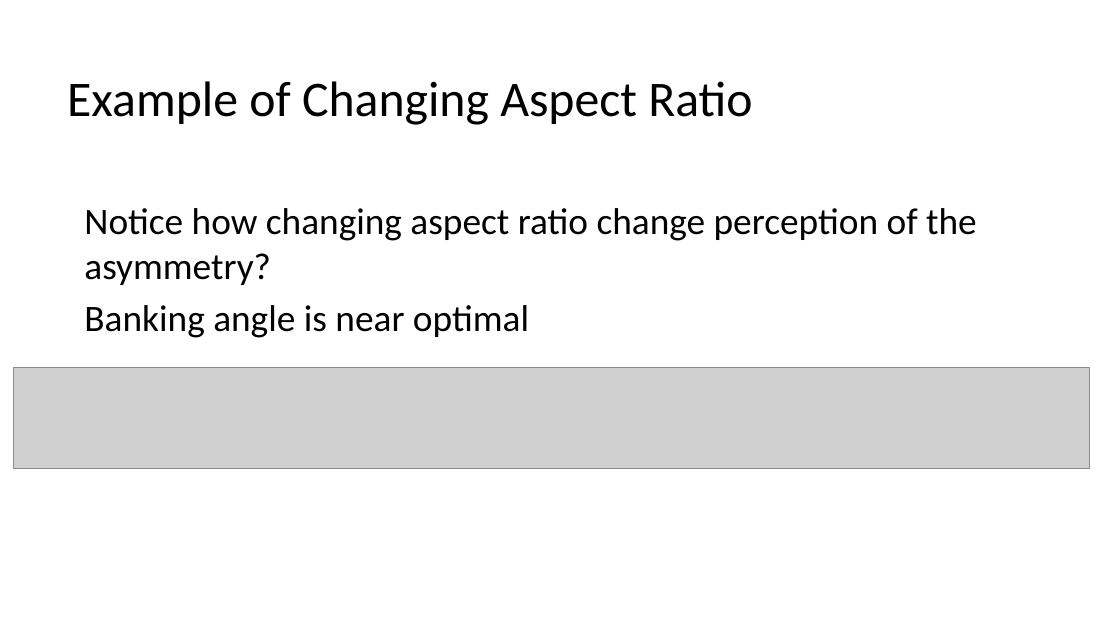
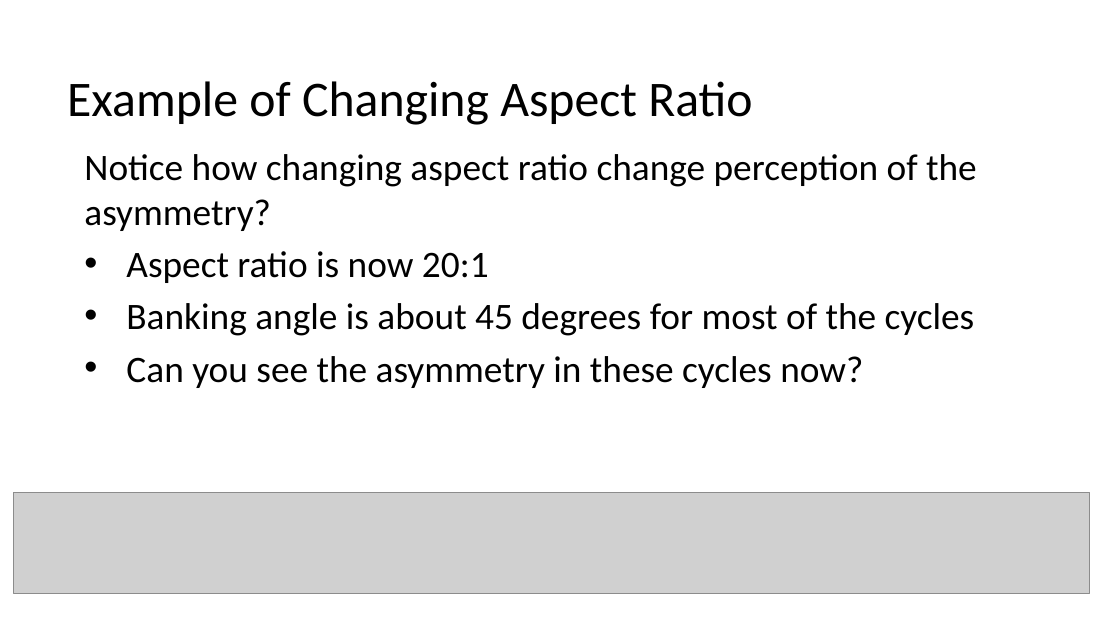
Before and after one commit to StephenElston/CSCI-E-83, a slide deck: slide 28 of LectureSlides/01_PreceptionForScientificVisualization.pptx (slide 27 before the commit). Drawn at 1120x630 pixels with LibreOffice and Linux fonts; fonts in the diff are those of the drawing; grey boxes stand for pictures. Boxes give left, top, right and bottom in pixels: in the first picture for what was removed or moved away, otherwise in the second. Text is boxed around its words. In the diff, an @@ line names an element or a change of style, - is before the commit and + after.

```diff
--- a/LectureSlides/01_PreceptionForScientificVisualization.pptx
+++ b/LectureSlides/01_PreceptionForScientificVisualization.pptx
@@ text "Notice how changing aspect ratio ...": place and size @@
-text "Notice how changing aspect ratio ..." at <box>84,208,977,338</box>
+text "Notice how changing aspect ratio ..." at <box>84,154,977,388</box>
@@ text at <box>126,251,975,388</box>: text changed @@
-Banking angle is near optimal
+• Aspect ratio is now 20:1
+• Banking angle is about 45 degrees for most of the cycles
+• Can you see the asymmetry in these cycles now?
@@ picture: place and size @@
-picture at <box>13,368,1090,469</box>
+picture at <box>13,493,1090,594</box>
```
Also in this commit, not shown: 29 other slides changed, 4 slides added, 2 slides removed.
